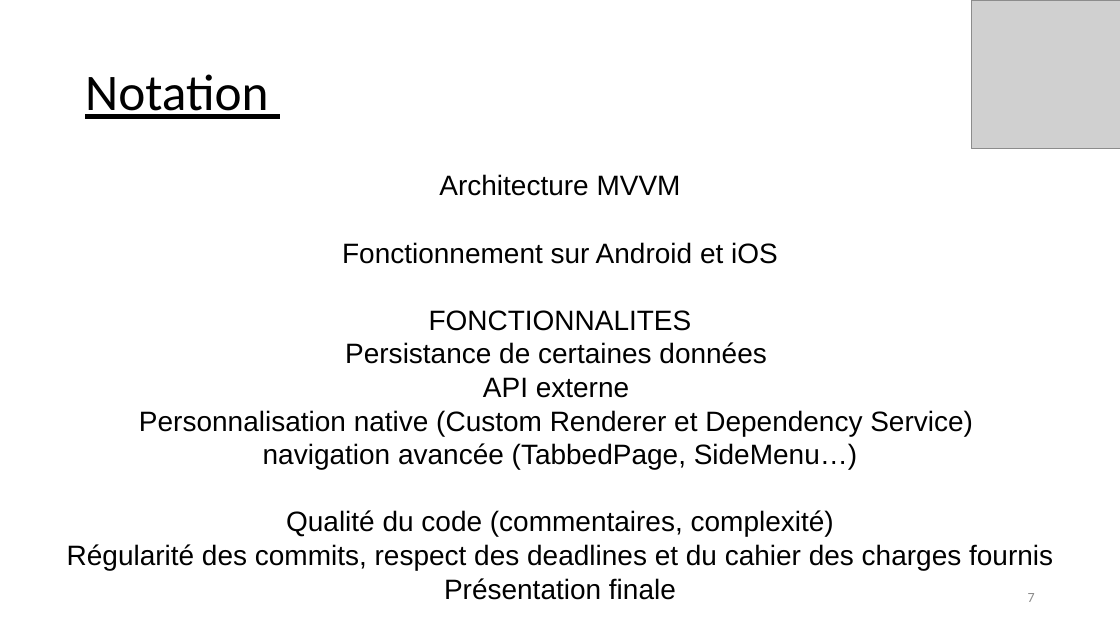
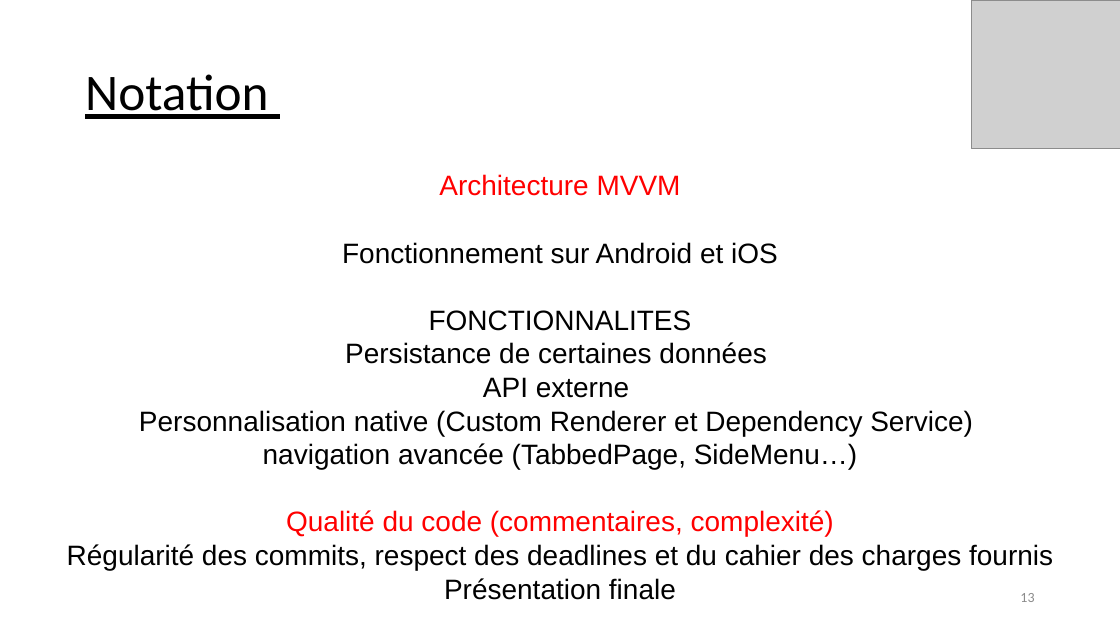
Before and after one commit to MyleneG06/projXamarin, a slide deck: slide 13 of Prez-Xamarin_AniMangApp.pptx (slide 7 before the commit). Drawn at 1120x630 pixels with LibreOffice and Linux fonts; fonts in the diff are those of the drawing; grey boxes stand for pictures. Boxes give left, top, right and bottom in pixels: in the first picture for what was removed or moved away, otherwise in the second. Text is boxed around its words. In the diff, an @@ line names an element or a change of style, - is before the commit and + after.

```diff
--- a/Prez-Xamarin_AniMangApp.pptx
+++ b/Prez-Xamarin_AniMangApp.pptx
@@ text at (x1=286, y1=174, x2=834, y2=536): text colour #000000 to #FF0000 in "Architecture MVVM", "Qualité du code (commentaires, complexité)" @@
@@ page number at (x1=1020, y1=593, x2=1034, y2=602): text changed @@
-7
+13
```
Also in this commit, not shown: 1 other slide changed, 8 slides added, 2 slides removed.
